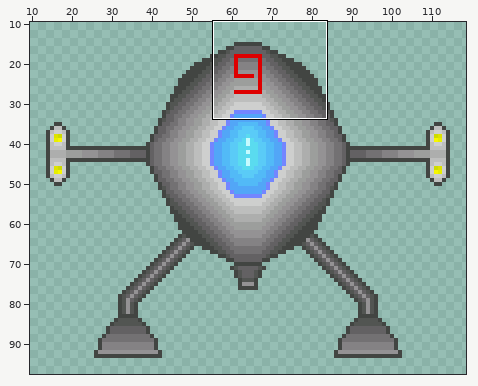
Two states of a sprite sheet, src/sprite/testShip.png. The first picture is a wide view before the edit; the outline marks the close-up.
Close-up. Before:
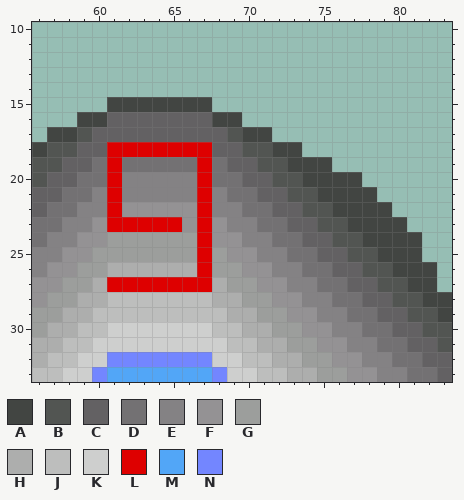
The file is 128x128 pixels. Shown: x 56..83, y 10..33. The wide view leaves out empty margins.
Palette (. is transparent): A #424542  B #525552  C #636163  D #737173  E #848284  F #949294  G #9c9e9c  H #adaead  J #bdbebd  K #cecfce  L #de0000  M #52a6f7  N #7386ff
Pixels before, first column x 56:
15 .....AAAAAAA................
16 ...AACCCCCCCAA..............
17 .AABCCCCCCCCCBAA............
18 ABBCCLLLLLLLCCBBAA..........
19 BBCCDLDDDDDLDCCBBAAA........
20 BCCDDLEEEEELDDCCBBAAAA......
21 CCDDELEEEEELEDDCCBBAAAA.....
22 CDDEELFFFFFLEEDDCCBBAAAA....
23 DDEEFLLLLLFLFEEDDCCBBAAAA...
24 DEEFFGGGGGGLFFEEDDCCBBAAAA..
25 EEFFGGGGGGGLGFFEEDDCCBBAAA..
26 EFFGGHHHHHHLGGFFEEDDCCBBAAA.
27 FFGGHLLLLLLLHGGFFEEDDCCBBAA.
28 FGGHHJJJJJJJHHGGFFEEDDCCBBAA
29 GGHHJJJJJJJJJHHGGFFEEDDCCBBA
30 GHHJJKKKKKKKJJHHGGFFEEDDCCBB
31 HHJJKKKKKKKKKJJHHGGFFEEDDCCB
32 HJJKKNNNNNNNKKJJHHGGFFEEDDCC
33 JJKKNMMMMMMMNKKJJHHGGFFEEDDC
After the commit:
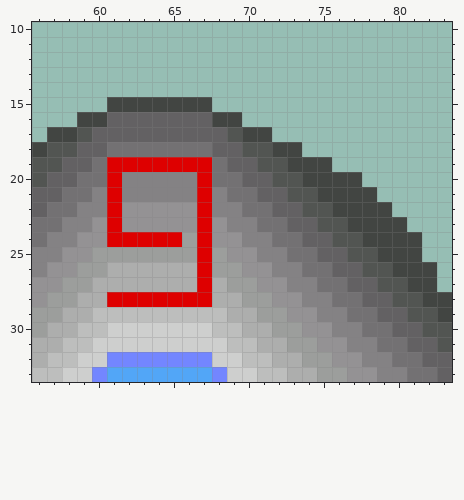
Change:
Changed rows in their new state; - is an unchanged pixel.
first column x 61:
18 DDDDDDD
19 -LLLLL-
first column x 61:
23 -FFFF--
24 LLLLL--
27 HHHHHH-
28 LLLLLLL
Pixel boxes of the changes (left, top, right, bottom) in both close-ups:
changed: (107, 142, 212, 307)
